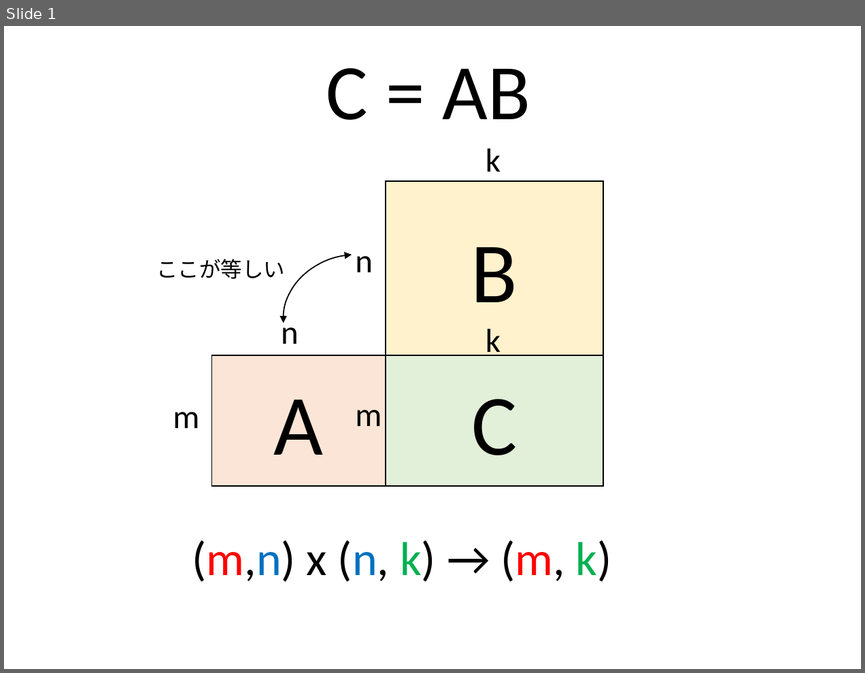
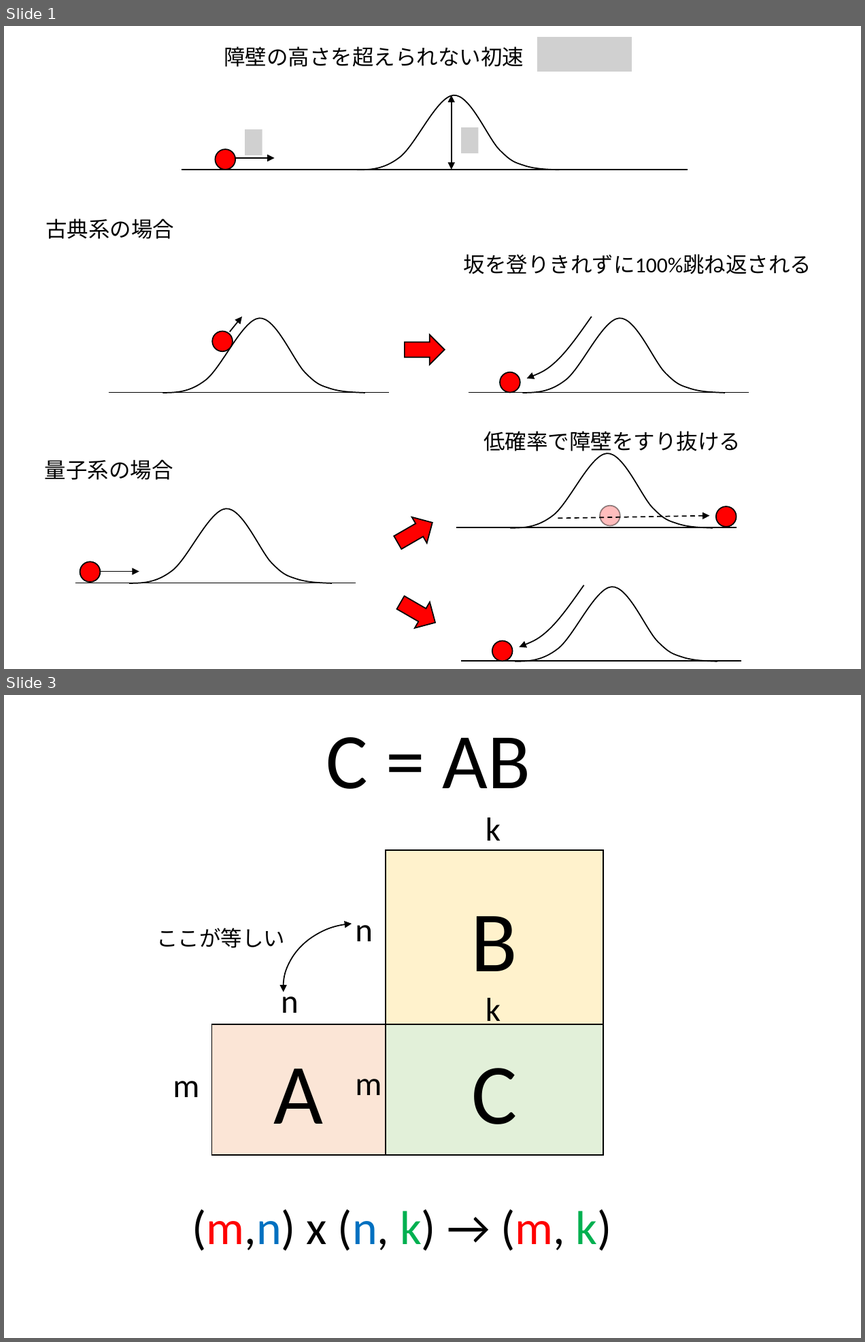
Before and after one commit to kaityo256/python_zero, a slide deck: numpy/fig/fig.pptx. Shown one above the other, each under a label of ours: slide 1 before the commit, slides 1 and 3 after it; the slides between them are not shown. The pictures are 865x673 and 865x1342 pixels, drawn with LibreOffice and Linux fonts; fonts in the diff are those of the drawing; grey boxes stand for pictures. Boxes give left, top, right and bottom in pixels: in the first picture for what was removed or moved away, otherwise in the second. Text is boxed around its words. In the diff, an @@ line names an element or a change of style, - is before the commit and + after.

```diff
--- a/numpy/fig/fig.pptx
+++ b/numpy/fig/fig.pptx
@@ slide 1 added at (x1=4, y1=26, x2=861, y2=669), background #FFFFFF @@
@@ picture added at (x1=537, y1=37, x2=631, y2=72) @@
@@ text added at (x1=224, y1=46, x2=524, y2=67), 18 pt, text #000000 @@
+障壁の高さを超えられない初速
@@ freeform shape added at (x1=357, y1=95, x2=559, y2=170), outline #000000 1 pt @@
@@ double arrow added from (451, 95) to (451, 169), #000000 1 pt @@
@@ picture added at (x1=461, y1=127, x2=478, y2=152) @@
@@ picture added at (x1=245, y1=129, x2=262, y2=155) @@
@@ ellipse added at (x1=215, y1=149, x2=235, y2=170), fill #FF0000, outline #000000 1 pt @@
@@ arrow added from (235, 158) to (275, 158), #000000 1 pt @@
@@ line added from (181, 169) to (687, 169), #000000 1 pt @@
@@ text added at (x1=45, y1=218, x2=174, y2=239), 18 pt, text #000000 @@
+古典系の場合
@@ text added at (x1=464, y1=254, x2=811, y2=274), 18 pt, text #000000 @@
+坂を登りきれずに100%跳ね返される
@@ group added at (x1=109, y1=316, x2=389, y2=393): 1 line, 1 freeform shape, 1 ellipse, 1 arrow @@
@@ group added at (x1=468, y1=316, x2=749, y2=393): 2 freeform shapes, 1 line, 1 ellipse @@
@@ right arrow added at (x1=404, y1=335, x2=445, y2=365), fill #FF0000, outline #000000 1 pt @@
@@ text added at (x1=483, y1=431, x2=740, y2=455), 18 pt, text #000000 @@
+低確率で障壁をすり抜ける
@@ text added at (x1=45, y1=459, x2=173, y2=480), 18 pt, text #000000 @@
+量子系の場合
@@ right arrow added at (x1=390, y1=509, x2=440, y2=555), fill #FF0000, outline #000000 1 pt @@
@@ group added at (x1=456, y1=454, x2=736, y2=528): 2 ellipses, 1 line, 1 freeform shape, 1 arrow @@
@@ group added at (x1=75, y1=508, x2=356, y2=583): 1 line, 1 freeform shape, 1 ellipse, 1 arrow @@
@@ right arrow added at (x1=394, y1=590, x2=443, y2=635), fill #FF0000, outline #000000 1 pt @@
@@ group added at (x1=461, y1=585, x2=741, y2=661): 2 freeform shapes, 1 line, 1 ellipse @@
@@ what was slide 1 is now slide 3 @@
```
Also in this commit, not shown: 1 other slide added, 3 other files.
